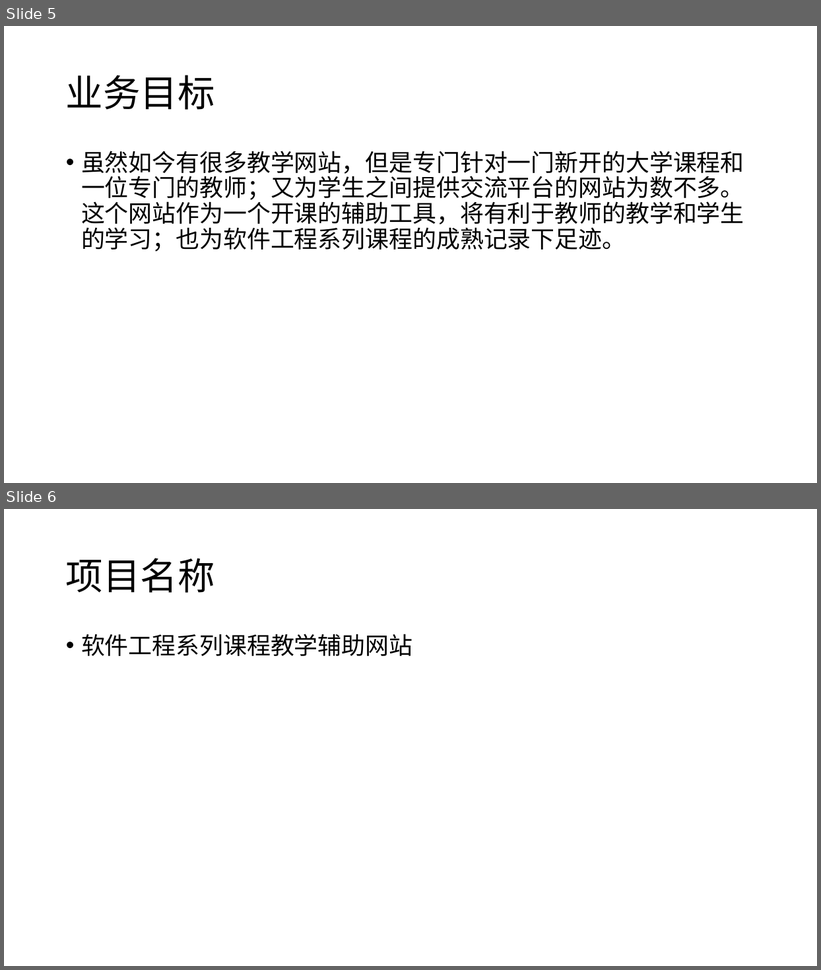
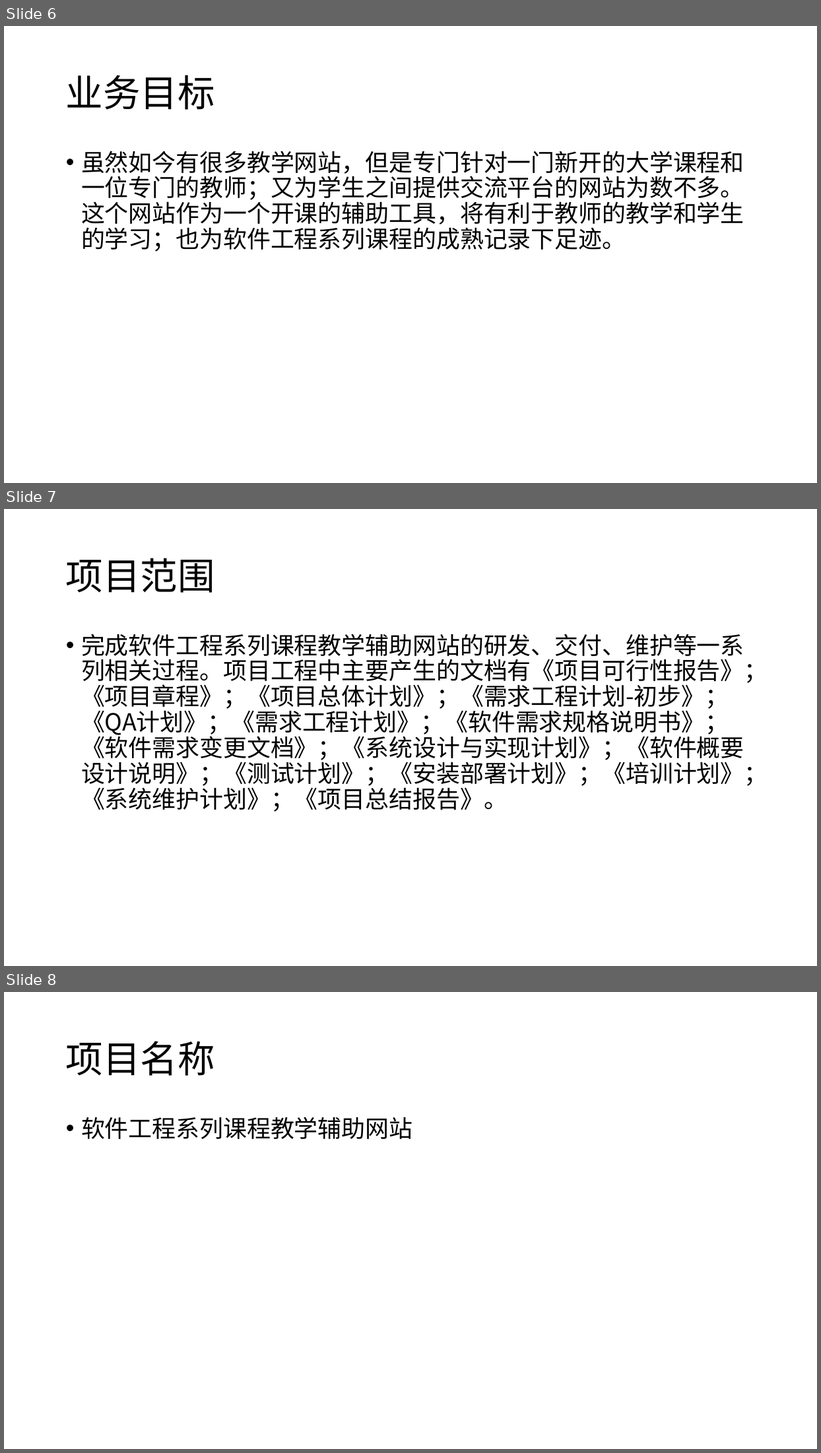
Before and after one commit to twn422/PRD2017, a slide deck: PRD-2017-G24/STW/受控文件/分析设计/项目总体计划/总体项目计划.pptx. Shown one above the other, each under a label of ours: slides 5 and 6 before the commit, slides 6, 7 and 8 after it. The pictures are 821x970 and 821x1453 pixels, drawn with LibreOffice and Linux fonts; fonts in the diff are those of the drawing. Boxes give left, top, right and bottom in pixels: in the first picture for what was removed or moved away, otherwise in the second. Text is boxed around its words. In the diff, an @@ line names an element or a change of style, - is before the commit and + after.

Commit message:
总体项目计划正式版

```diff
--- a/PRD-2017-G24/STW/受控文件/分析设计/项目总体计划/总体项目计划.pptx
+++ b/PRD-2017-G24/STW/受控文件/分析设计/项目总体计划/总体项目计划.pptx
@@ slide 7 added at (4, 509, 817, 966), background #FFFFFF @@
@@ title added at (66, 558, 215, 593), 44 pt, text #000000 @@
+项目范围
@@ text added at (81, 634, 768, 812), 28 pt, text #000000 @@
+• 完成软件工程系列课程教学辅助网站的研发、交付、维护等一系列相关过程。项目工程中主要产生的文档有《项目可行性报告》；《项目章程》；《项目总体计划》；《需求工程计划-初步》；《QA计划》；《需求工程计划》；《软件需求规格说明书》；《软件需求变更文档》；《系统设计与实现计划》；《软件概要设计说明》；《测试计划》；《安装部署计划》；《培训计划》；《系统维护计划》；《项目总结报告》。
@@ what was slide 5 is now slide 6 @@
@@ what was slide 6 is now slide 8 @@
```
Also in this commit, not shown: 9 slides changed, 12 other slides added, 1 slide removed, 6 other files.
